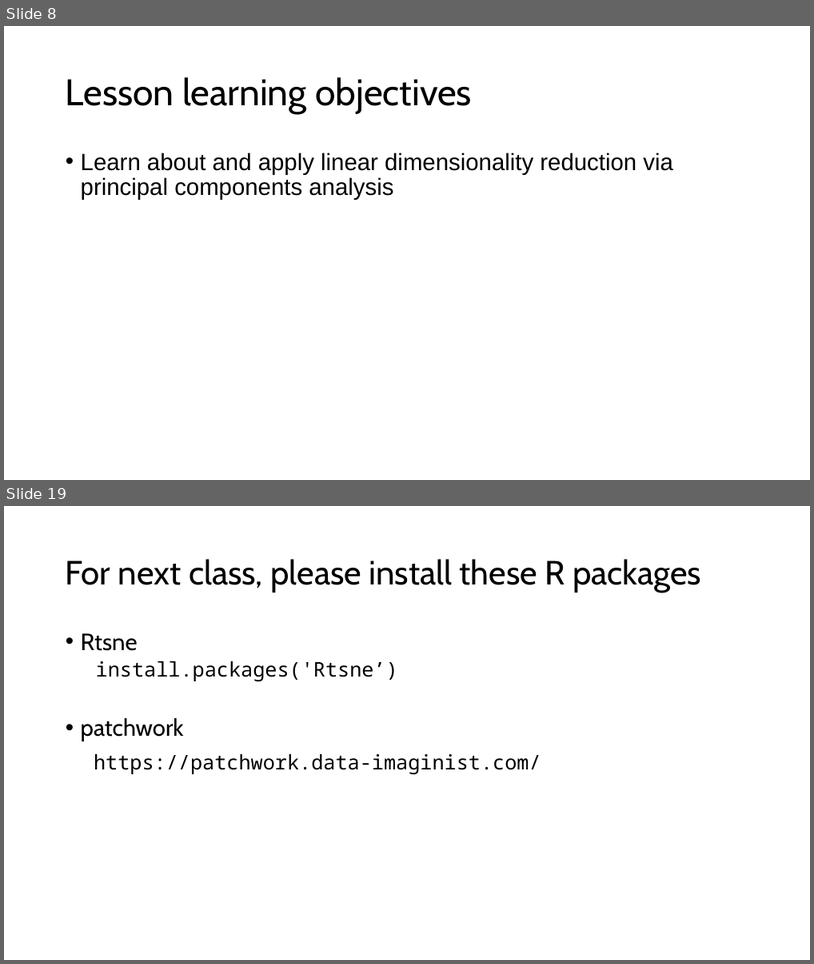
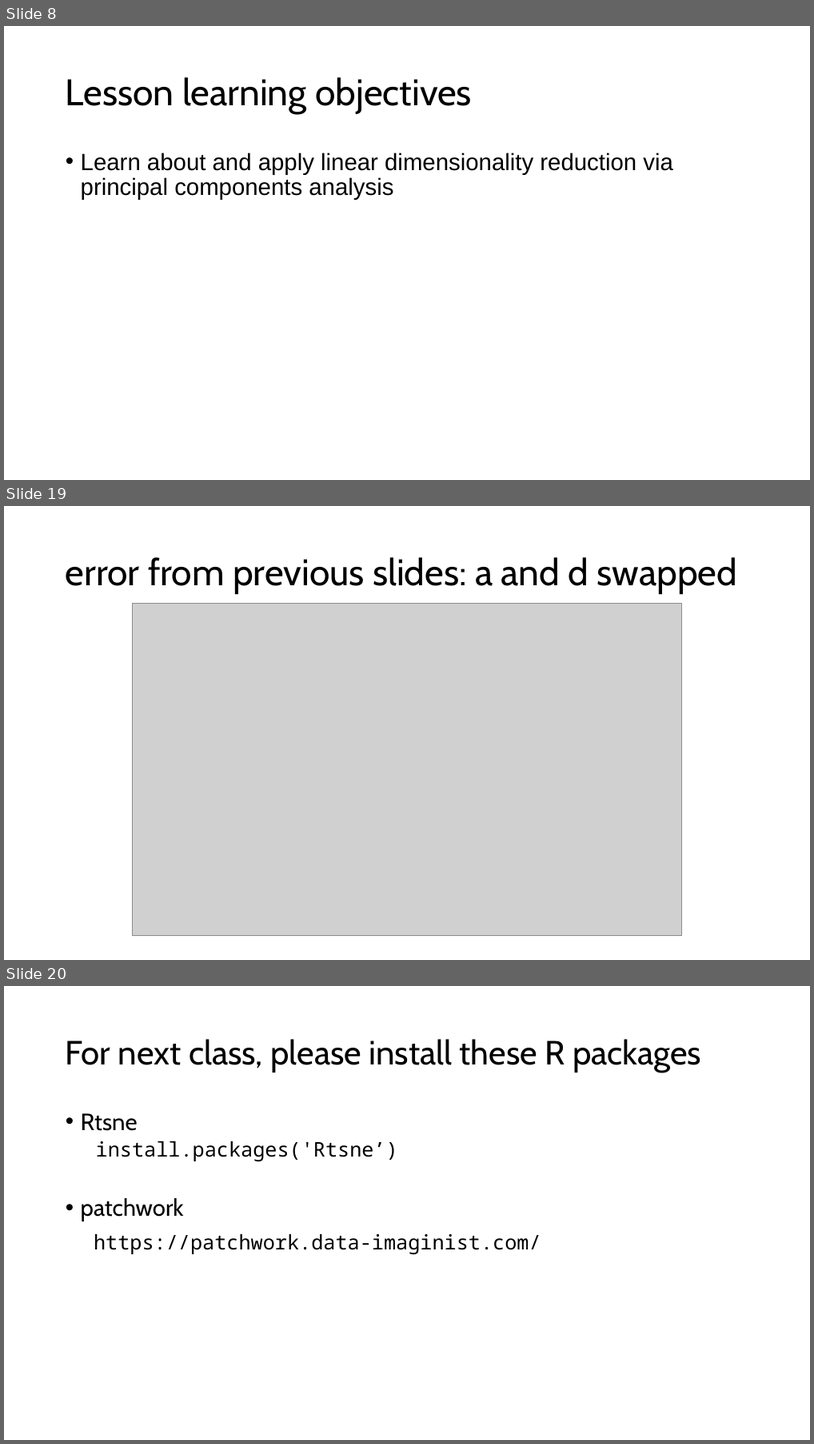
Before and after one commit to JEFworks-Lab/genomic-data-visualization-2024, a slide deck: resources/notes/genomic-data-visualization-Lesson_4.pptx. Shown one above the other, each under a label of ours: slides 8 and 19 before the commit, slides 8, 19 and 20 after it; the slides between them are not shown. The pictures are 814x964 and 814x1444 pixels, drawn with LibreOffice and Linux fonts; fonts in the diff are those of the drawing; grey boxes stand for pictures. Boxes give left, top, right and bottom in pixels: in the first picture for what was removed or moved away, otherwise in the second. Text is boxed around its words. In the diff, an @@ line names an element or a change of style, - is before the commit and + after.

```diff
--- a/resources/notes/genomic-data-visualization-Lesson_4.pptx
+++ b/resources/notes/genomic-data-visualization-Lesson_4.pptx
@@ slide 19 added at (4,506,810,960), background #FFFFFF @@
@@ title added at (66,557,738,594), 44 pt, text #000000 @@
+error from previous slides: a and d swapped
@@ picture added at (132,604,682,936) @@
@@ what was slide 19 is now slide 20 @@
```
Also in this commit, not shown: 17 slides changed, 1 other file.
